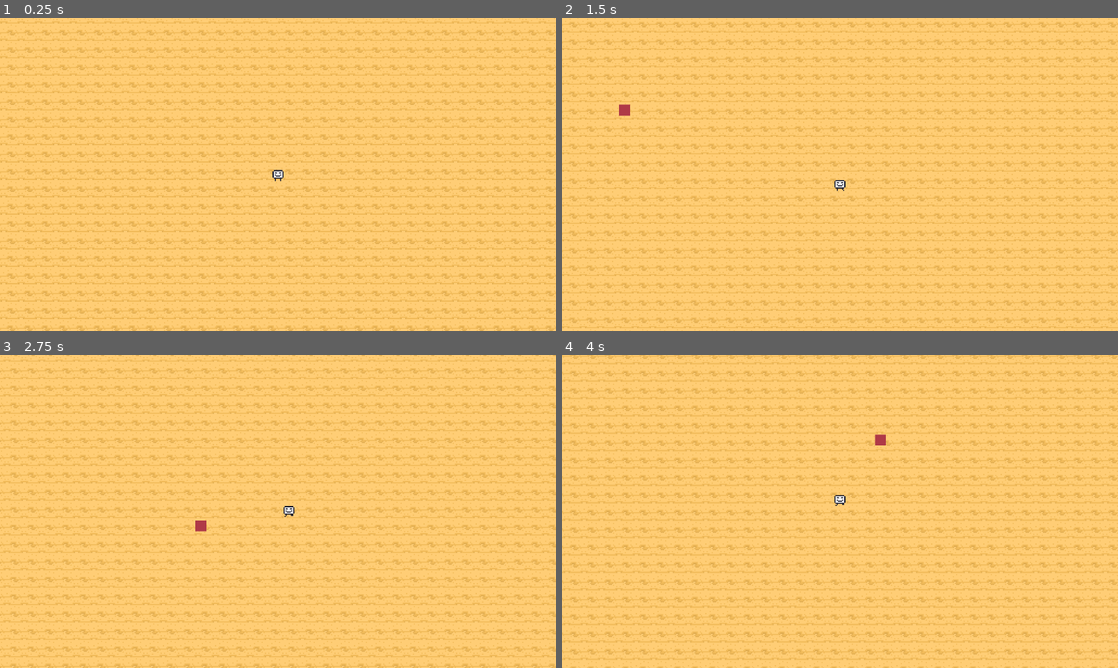
Above: before the commit, frames 1-4 (two rows, left to right).
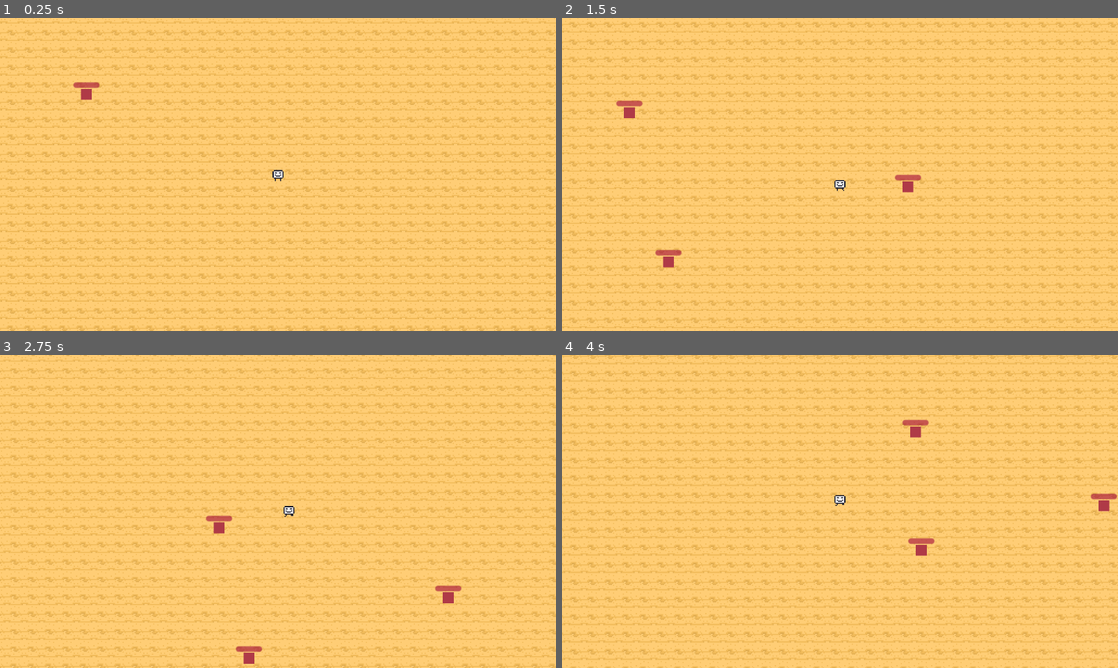
Above: after the commit, the same moments.

Repository: Kairallan05/MY-SANDCASTLE-
Game: Godot game, scene res://Scenes/the_sandbox.tscn
Two runs of this game, one before a commit and one after it. Both use one fixed random seed, a clock stepped at 60 frames per second and the inputs below.
Inputs (mouse positions are in pixels of both pictures, inside the frame that each line leads up to):
- Up to frame 1 (0.25 s): no input
- Up to frame 2 (1.5 s): tap Enter at 0.5 s; move the mouse to (812, 237) at 0.52 s; press the mouse at (812, 237) at 0.53 s; hold W (Up) from 0.53 s (still down); move the mouse to (1006, 221) at 1.27 s; release the mouse at (1006, 221) at 1.28 s; click (1006, 221) at 1.35 s
- Up to frame 3 (2.75 s): move the mouse to (111, 464) at 2.02 s; release W (Up) at 2.03 s; press the mouse at (111, 464) at 2.03 s; hold A (Left) from 2.03 s (still down)
- Up to frame 4 (4 s): move the mouse to (867, 511) at 2.77 s; release the mouse at (867, 511) at 2.78 s; click (867, 511) at 2.85 s; move the mouse to (756, 433) at 3.52 s; release A (Left) at 3.53 s; press the mouse at (756, 433) at 3.53 s; hold S (Down) from 3.53 s (still down)

The runs differ from the first frame. In frame 1, 0.2% of the frame differs, in the area x 13-18%, y 20-27%; in frame 2, 0.5%; in frame 3, 0.6%, in the area x 35-83%, y 51-99%; in frame 4, 0.6%.

Commit message:
Impact juice

Diff:
--- a/Scenes/Player.tscn
+++ b/Scenes/Player.tscn
@@ -149,6 +149,8 @@
 [node name="Melee_Col" type="Area2D" parent="Arm" unique_id=1850729426]
 collision_layer = 2
 collision_mask = 2
+monitoring = false
+monitorable = false
 
 [node name="Collider" type="CollisionShape2D" parent="Arm/Melee_Col" unique_id=541016050]
 position = Vector2(11, 0)
@@ -160,5 +162,4 @@
 
 [connection signal="animation_finished" from="Arm/Melee_Sprite" to="." method="_on_melee_sprite_animation_finished"]
 [connection signal="body_entered" from="Arm/Melee_Col" to="." method="_on_melee_col_body_entered"]
-[connection signal="body_exited" from="Arm/Melee_Col" to="." method="_on_melee_col_body_exited"]
 [connection signal="timeout" from="Arm/Melee_timer" to="." method="_on_melee_timer_timeout"]
--- a/Scenes/enemy.tscn
+++ b/Scenes/enemy.tscn
@@ -1,6 +1,7 @@
 [gd_scene format=3 uid="uid://cdm8ylx03a1me"]
 
 [ext_resource type="Script" uid="uid://4dobfmbff6if" path="res://Scripts/enemy.gd" id="1_hghv2"]
+[ext_resource type="AudioStream" uid="uid://cd3iej3ther5a" path="res://Assets/Sound_Effects/Impact_noise.mp3" id="2_1f0kj"]
 
 [sub_resource type="CanvasTexture" id="CanvasTexture_yf5fn"]
 
@@ -19,3 +20,21 @@
 
 [node name="CollisionShape2D" type="CollisionShape2D" parent="." unique_id=1105046199]
 shape = SubResource("RectangleShape2D_g4v7s")
+
+[node name="Healthbar" type="ProgressBar" parent="." unique_id=1756947510]
+modulate = Color(0.86302406, 0, 0.2908519, 1)
+anchors_preset = 15
+anchor_right = 1.0
+anchor_bottom = 1.0
+offset_left = -12.0
+offset_top = -11.0
+offset_right = 12.0
+offset_bottom = -6.0
+grow_horizontal = 2
+grow_vertical = 2
+max_value = 10.0
+value = 9.13
+show_percentage = false
+
+[node name="Impact" type="AudioStreamPlayer2D" parent="." unique_id=718267741]
+stream = ExtResource("2_1f0kj")
--- a/Scenes/the_sandbox.tscn
+++ b/Scenes/the_sandbox.tscn
@@ -33,3 +33,9 @@
 
 [node name="Enemy" parent="Enemy_Container" unique_id=308728641 instance=ExtResource("3_uuwa1")]
 position = Vector2(383, 118)
+
+[node name="Enemy2" parent="Enemy_Container" unique_id=2030819120 instance=ExtResource("3_uuwa1")]
+position = Vector2(416, 265)
+
+[node name="Enemy3" parent="Enemy_Container" unique_id=1437476115 instance=ExtResource("3_uuwa1")]
+position = Vector2(668, 183)
--- a/Scripts/enemy.gd
+++ b/Scripts/enemy.gd
@@ -3,9 +3,26 @@
 
 @onready var player: CharacterBody2D = $"../../Player"
 @onready var hitable = false
+@onready var healthbar: ProgressBar = $Healthbar
+@onready var impact: AudioStreamPlayer2D = $Impact
+
+var health = 10.0
+var speed = 20.0
+
+func _ready() -> void:
+	healthbar.max_value = health
 
 func _physics_process(delta: float) -> void:
+	healthbar.value = health
 
-	global_position = global_position.move_toward(player.global_position, delta * 10)
+	var direction = (player.global_position - global_position).normalized()
+	velocity = velocity.move_toward(direction * speed, delta * speed)
+
+	if health <= 0.0:
+		queue_free()
 
 	move_and_slide()
+
+func _knockback(knockback : float):
+	var direction = (player.global_position - global_position).normalized()
+	velocity -= direction.normalized() * knockback
--- a/Scripts/player.gd
+++ b/Scripts/player.gd
@@ -7,8 +7,11 @@
 @onready var melee_timer: Timer = $Arm/Melee_timer
 @onready var melee_col: Area2D = $Arm/Melee_Col
 
-var speed = 150.0
+@export var speed = 150.0
+@export var knockback = 30.0
+
 var attacking = false
+
 
 func _ready() -> void:
 	melee_sprite.play("Idle")
@@ -33,23 +36,21 @@
 
 	if Input.is_action_pressed("attack") and !attacking:
 		attacking = true
+		melee_col.monitoring = true
+		melee_col.monitorable = true
 		melee_sprite.play("Attack")
 		melee_timer.start()
 
 func _on_melee_sprite_animation_finished() -> void:
 	melee_sprite.play("Idle")
+	melee_col.monitoring = false
+	melee_col.monitorable = false
 
 func _on_melee_timer_timeout() -> void:
 	attacking = false
 
 func _on_melee_col_body_entered(body: Node2D) -> void:
 	if body.is_in_group("Enemy"):
-		print(body.hitable)
-		body.hitable = true
-		print(body.hitable)
-
-func _on_melee_col_body_exited(body: Node2D) -> void:
-	if body.is_in_group("Enemy"):
-		print(body.hitable)
-		body.hitable = false
-		print(body.hitable)
+		body.impact.play()
+		body._knockback(knockback)
+		body.health -= 1.0
Not shown, added: Assets/Sound_Effects/Impact_noise.mp3.import
Not shown, added: Assets/Sound_Effects/Impact_noise.mp3
